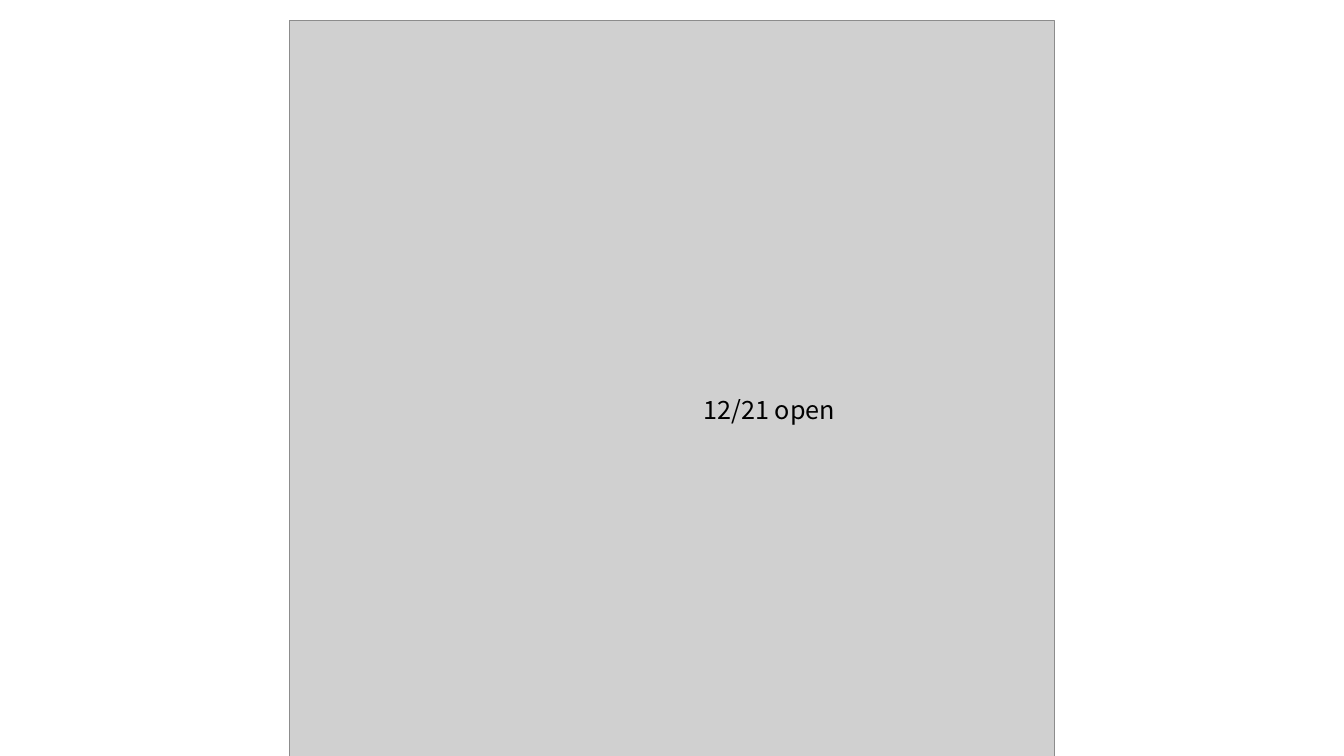
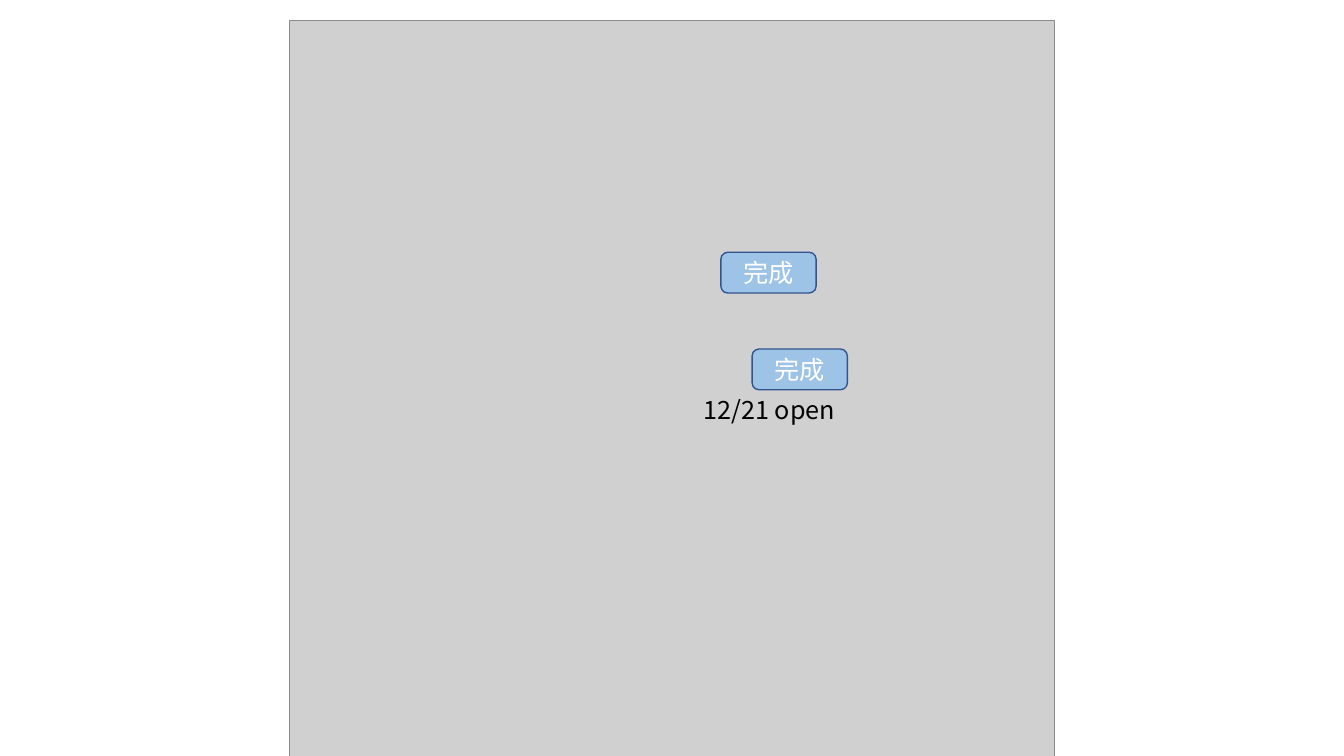
Before and after one commit to JACKPURCELL/JPEG_storage, a slide deck: slide 4 of WorkingRecording.pptx. Drawn at 1344x756 pixels with LibreOffice and Linux fonts; fonts in the diff are those of the drawing; grey boxes stand for pictures. Boxes give left, top, right and bottom in pixels: in the first picture for what was removed or moved away, otherwise in the second. Text is boxed around its words. In the diff, an @@ line names an element or a change of style, - is before the commit and + after.

```diff
--- a/WorkingRecording.pptx
+++ b/WorkingRecording.pptx
@@ rounded rectangle added at <box>721,252,816,292</box>, fill #9DC3E6, outline #325491 1 pt, 18 pt, text #FFFFFF @@
+完成
@@ rounded rectangle added at <box>752,349,847,389</box>, fill #9DC3E6, outline #325491 1 pt, 18 pt, text #FFFFFF @@
+完成
```
Also in this commit, not shown: 1 other slide changed, 16 other files.
